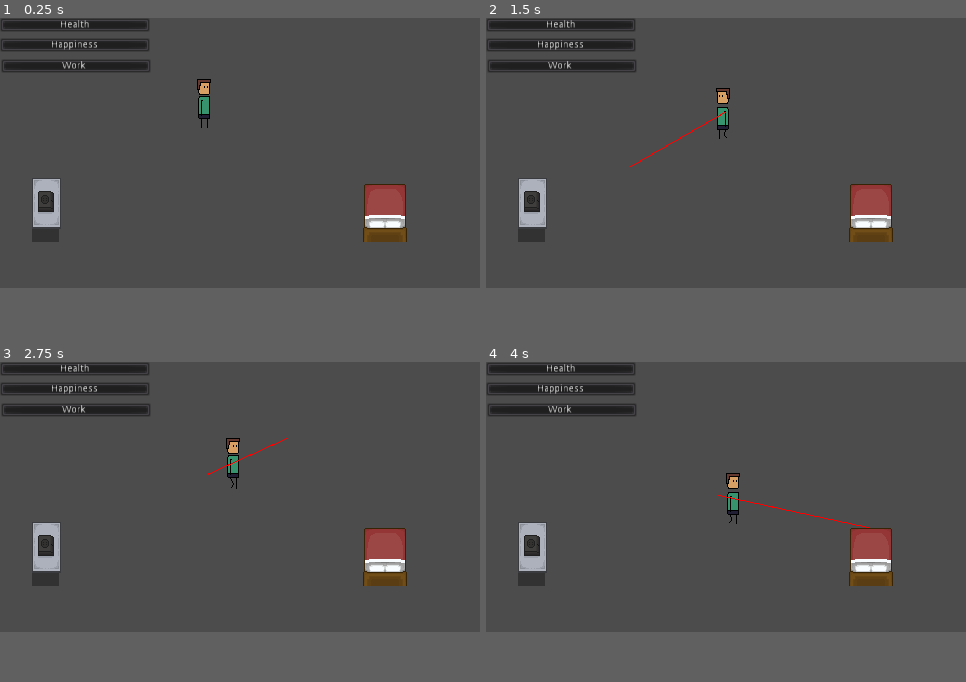
Above: before the commit, frames 1-4 (two rows, left to right).
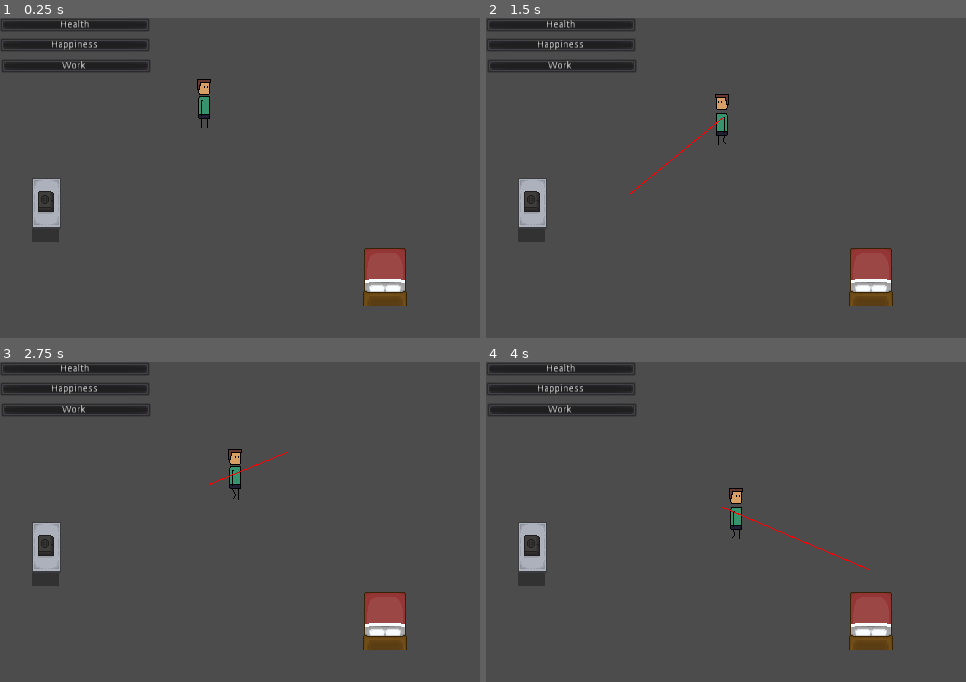
Above: after the commit, the same moments.

Repository: sun-wise-man/work-from-home
Game: Godot game, scene res://scenes/main.tscn
The game is run twice, just before and just after one commit, with the same random seed, the same clock (stepped at 60 frames per second) and the same inputs.
Inputs (mouse positions are in pixels of both pictures, inside the frame that each line leads up to):
- Up to frame 1 (0.25 s): no input
- Up to frame 2 (1.5 s): tap Enter at 0.5 s; move the mouse to (831, 139) at 0.52 s; click (831, 139) at 0.67 s; move the mouse to (630, 165) at 1.27 s; click (630, 165) at 1.42 s
- Up to frame 3 (2.75 s): move the mouse to (288, 438) at 2.02 s; click (288, 438) at 2.17 s
- Up to frame 4 (4 s): move the mouse to (702, 550) at 2.77 s; click (702, 550) at 2.92 s; move the mouse to (870, 538) at 3.52 s; click (870, 538) at 3.67 s
In our replay, the window is 480x270 before the commit and 480x320 after it. These sizes can differ from the game's own. Grey fills any space a smaller window leaves; there, only what the larger window draws over its background counts as a difference.

The runs differ from the first frame. In frame 1, 3.2% of the frame differs, in the area x 75-85%, y 51-90%; in frame 2, 3.7%; in frame 3, 3.7%; in frame 4, 3.9%, in the area x 48-85%, y 34-90%.

Commit message:
Window Size and Collision
Changed window size to 480x320
Fixed the collision to new window size

Diff:
--- a/project.godot
+++ b/project.godot
@@ -22,7 +22,7 @@
 [display]
 
 window/size/width=480
-window/size/height=270
+window/size/height=320
 window/stretch/mode="2d"
 window/stretch/aspect="expand"
 
--- a/scenes/interactable.tres
+++ b/scenes/interactable.tres
@@ -17,7 +17,7 @@
 0/shape_one_way = false
 0/shape_one_way_margin = 0.0
 0/shapes = [  ]
-0/z_index = 0
+0/z_index = 1
 1/name = "Cooking_64x.png 1"
 1/texture = ExtResource( 2 )
 1/tex_offset = Vector2( 0, 0 )
@@ -31,7 +31,7 @@
 1/shape_one_way = false
 1/shape_one_way_margin = 0.0
 1/shapes = [  ]
-1/z_index = 0
+1/z_index = -1
 2/name = "Bed_64x.png 2"
 2/texture = ExtResource( 1 )
 2/tex_offset = Vector2( 0, 0 )
--- a/scenes/main.tscn
+++ b/scenes/main.tscn
@@ -30,9 +30,9 @@
 extents = Vector2( 7.15993, 26.0387 )
 
 [sub_resource type="NavigationPolygon" id=3]
-vertices = PoolVector2Array( 61.562, 158.466, 0.536946, 158.445, 1.08777, 1.11211, 480.576, -0.775627, 480.739, 268.552, 407.124, 268.379, 406.341, 164.222, 364.717, 164.432, 61.8486, 209.253, 364.744, 268.327, 0.682205, 268.232, 0.547855, 209.557 )
-polygons = [ PoolIntArray( 0, 1, 2, 3 ), PoolIntArray( 3, 4, 5, 6 ), PoolIntArray( 0, 3, 6, 7 ), PoolIntArray( 8, 0, 7, 9 ), PoolIntArray( 8, 9, 10, 11 ) ]
-outlines = [ PoolVector2Array( 0.682205, 268.232, 0.547855, 209.557, 61.8486, 209.253, 61.562, 158.466, 0.536946, 158.445, 1.08777, 1.11211, 480.576, -0.775627, 480.739, 268.552, 407.124, 268.379, 406.341, 164.222, 364.717, 164.432, 364.744, 268.327 ) ]
+vertices = PoolVector2Array( 480.576, -0.775627, 480.561, 318.316, 415.561, 317.316, 415.561, 214.316, 1.08777, 1.11211, 356.561, 214.316, 71.5613, 148.316, 0.561279, 148.316, 71.5613, 209.316, 355.561, 318.316, 0.561279, 318.316, 0.547855, 209.557 )
+polygons = [ PoolIntArray( 0, 1, 2, 3 ), PoolIntArray( 4, 0, 3, 5, 6 ), PoolIntArray( 6, 7, 4 ), PoolIntArray( 8, 6, 5, 9 ), PoolIntArray( 9, 10, 11, 8 ) ]
+outlines = [ PoolVector2Array( 0.561279, 318.316, 0.547855, 209.557, 71.5613, 209.316, 71.5613, 148.316, 0.561279, 148.316, 1.08777, 1.11211, 480.576, -0.775627, 480.561, 318.316, 415.561, 317.316, 415.561, 214.316, 356.561, 214.316, 355.561, 318.316 ) ]
 
 [node name="World" type="Node2D"]
 script = ExtResource( 10 )
@@ -130,11 +130,10 @@
 }
 
 [node name="TileMap" type="TileMap" parent="."]
-z_index = -1
 tile_set = ExtResource( 12 )
 cell_size = Vector2( 32, 32 )
 format = 1
-tile_data = PoolIntArray( 327681, 0, 0, 327691, 2, 0, 327692, 3, 0, 393217, 1, 0, 393227, 4, 0, 393228, 5, 0 )
+tile_data = PoolIntArray( 327681, 0, 0, 393217, 1, 0, 458763, 2, 0, 458764, 3, 0, 524299, 4, 0, 524300, 5, 0 )
 [connection signal="hour_pass" from="." to="WorkBar" method="_on_World_hour_pass"]
 [connection signal="hour_pass" from="." to="HappinessBar" method="_on_World_hour_pass"]
 [connection signal="hour_pass" from="." to="HealthBar" method="_on_World_hour_pass"]
